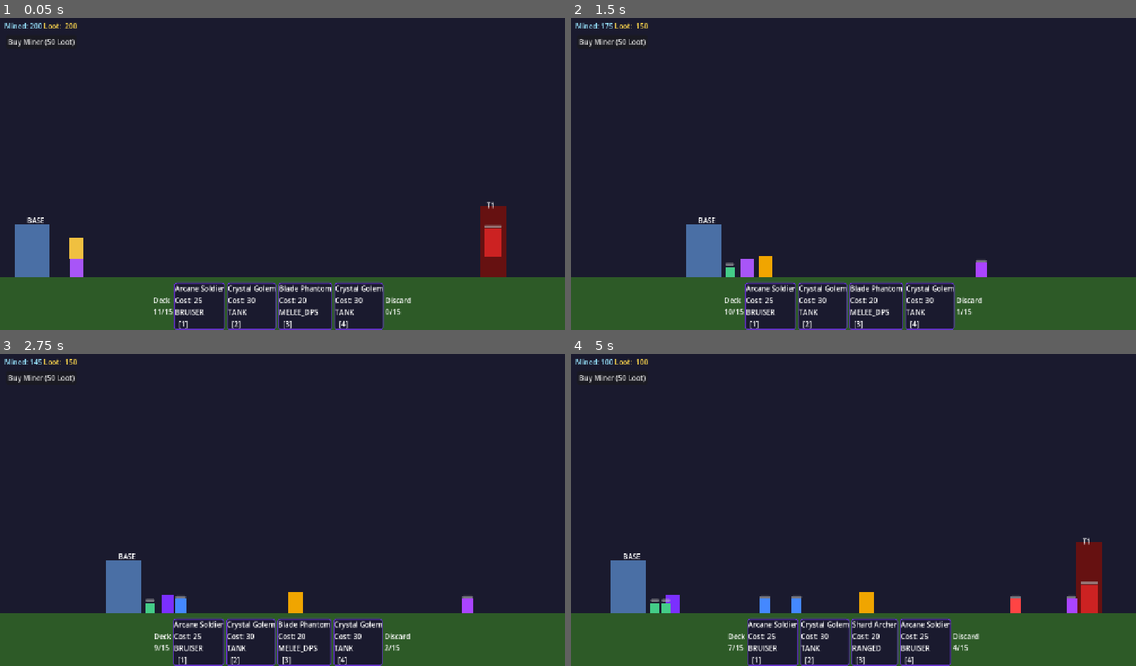
Above: before the commit, frames 1-4 (two rows, left to right).
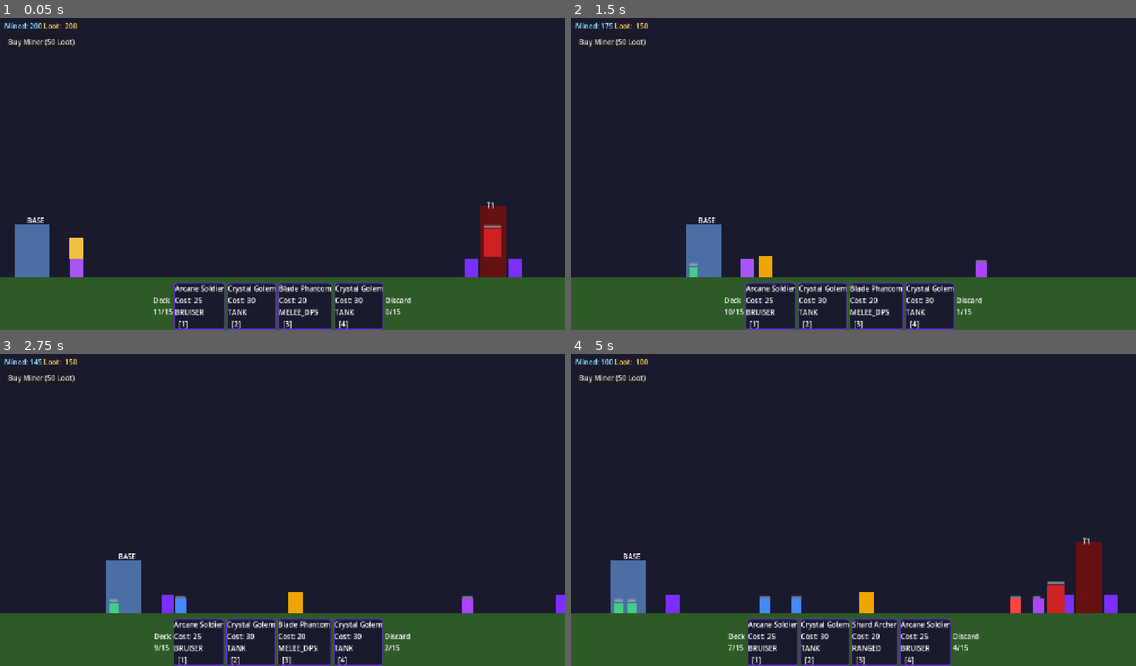
Above: after the commit, the same moments.

Repository: Saebeas/Simplespire
Game: Godot game, scene res://levels/main_game.tscn
Two runs of this game, one before a commit and one after it. Both use one fixed random seed, a clock stepped at 60 frames per second and the inputs below.
Inputs (mouse positions are in pixels of both pictures, inside the frame that each line leads up to):
- Up to frame 1 (0.05 s): no input
- Up to frame 2 (1.5 s): click "Buy Miner (50 Loot)" at 0.5 s; tap Enter at 1.25 s; move the mouse to (977, 155) at 1.27 s; hold D (move_right) from 1.28 s (still down); tap 1 at 1.35 s; click (977, 155) at 1.42 s
- Up to frame 3 (2.75 s): keep holding D (move_right); tap W (move_up) at 1.52, 2.27 s; move the mouse to (169, 522) at 2.02 s; tap 2 at 2.1 s; click (169, 522) at 2.17 s
- Up to frame 4 (5 s): move the mouse to (910, 438) at 2.77 s; release D (move_right) at 2.78 s; hold A (move_left) 2.78-3.53 s; tap 3 at 2.85 s; click (910, 438) at 2.92 s; move the mouse to (825, 572) at 3.52 s; hold D (move_right) from 3.53 s (still down); tap 4 at 3.6 s; click (825, 572) at 3.67 s; tap W (move_up) at 3.77, 4.52 s; move the mouse to (1023, 553) at 4.27 s; tap F at 4.35 s; click (1023, 553) at 4.42 s

The runs differ from the first frame. In frame 1, 0.3% of the frame differs, in the area x 82-93%, y 66-84%; in frame 2, 0.1%; in frame 3, 0.2%; in frame 4, 1.2%, in the area x 7-97%, y 72-84%.

Commit message:
towerboss, miner logic, targeting fixes

Diff:
--- a/entities/enemy_creep.gd
+++ b/entities/enemy_creep.gd
@@ -31,6 +31,8 @@
 	add_to_group("enemy_creeps")
 	add_to_group("enemy_creep")
 	EventBus.unit_spawned.emit(self, "enemy_creep")
+	visual.mouse_filter = Control.MOUSE_FILTER_IGNORE
+	health_bar.mouse_filter = Control.MOUSE_FILTER_IGNORE
 	print("[EnemyCreep] Spawned | HP:%.0f DPS:%.1f SPD:%.0f Loot:%d" \
 		% [max_hp, dps, move_speed, loot_amount])
 
@@ -48,22 +50,28 @@
 	_current_target = _find_nearest_target()
 
 	if _current_target != null:
-		velocity.x = 0.0
-		if _attack_timer >= ATTACK_INTERVAL:
-			_attack_timer = 0.0
-			_do_attack()
+		var dist: float = abs(_current_target.global_position.x - global_position.x)
+		var dir: float = sign(_current_target.global_position.x - global_position.x)
+
+		if dist <= MELEE_RANGE:
+			velocity.x = 0.0
+			if _attack_timer >= ATTACK_INTERVAL:
+				_attack_timer = 0.0
+				_do_attack()
+		else:
+			velocity.x = dir * move_speed
 	else:
 		velocity.x = -move_speed
 
 	move_and_slide()
 
-	if global_position.x <= 320.0:
-		_damage_base()
 
 
 func _find_nearest_target() -> Node:
 	var nearest: Node = null
-	var nearest_dist: float = MELEE_RANGE
+	var nearest_dist: float = MELEE_RANGE + 150.0
+
+	# Priority 1: player minions
 	for minion in get_tree().get_nodes_in_group("player_minions"):
 		if not is_instance_valid(minion):
 			continue
@@ -71,8 +79,27 @@
 		if dist < nearest_dist:
 			nearest_dist = dist
 			nearest = minion
+
+	# Priority 2: miners (only if no minion found)
+	if nearest == null:
+		nearest_dist = MELEE_RANGE + 150.0
+		for miner in get_tree().get_nodes_in_group("miners"):
+			if not is_instance_valid(miner):
+				continue
+			var dist: float = abs(global_position.x - miner.global_position.x)
+			if dist < nearest_dist:
+				nearest_dist = dist
+				nearest = miner
+
+	# Priority 3: player base
+	if nearest == null:
+		var base: Node = get_tree().get_first_node_in_group("player_base")
+		if base != null and is_instance_valid(base):
+			var dist: float = abs(global_position.x - base.global_position.x)
+			if dist < MELEE_RANGE:
+				nearest = base
+
 	return nearest
-
 
 func _do_attack() -> void:
 	if not is_instance_valid(_current_target):
@@ -95,11 +122,3 @@
 	EventBus.loot_dropped.emit(loot_amount, global_position)
 	print("[EnemyCreep] Died | +%d Loot" % loot_amount)
 	queue_free()
-
-
-func _damage_base() -> void:
-	var base := get_tree().get_first_node_in_group("player_base")
-	if base != null and base.has_method("take_damage"):
-		base.take_damage(10)
-	print("[EnemyCreep] Reached player base!")
-	queue_free()
--- a/entities/miner.gd
+++ b/entities/miner.gd
@@ -7,6 +7,10 @@
 var output_per_tick: int = 5
 var tick_interval: float = 3.0
 var _tick_timer: float = 0.0
+var stationed_tower: int = -1
+var _flee_target: Vector2 = Vector2.ZERO
+var _is_fleeing: bool = false
+var _move_speed: float = 60.0
 
 @onready var visual: ColorRect = $Visual
 @onready var health_bar: ProgressBar = $HealthBar
@@ -22,16 +26,29 @@
 	add_to_group("miners")
 	print("[Miner] Spawned | HP:%.0f Output:%d every %.1fs" \
 		% [max_hp, output_per_tick, tick_interval])
-
+	visual.mouse_filter = Control.MOUSE_FILTER_IGNORE
+	health_bar.mouse_filter = Control.MOUSE_FILTER_IGNORE
+	_move_speed = float(DataLoader.get_balance_section("basic_miner").get("move_speed", 60))
+	EventBus.tower_lost.connect(_on_tower_lost)
+	EventBus.tower_captured.connect(_on_tower_captured)
 
 func _process(delta: float) -> void:
 	if not GameManager.is_playing():
 		return
+
+	if _is_fleeing:
+		var dir: float = sign(_flee_target.x - global_position.x)
+		global_position.x += dir * _move_speed * delta
+		if abs(global_position.x - _flee_target.x) < 5.0:
+			global_position.x = _flee_target.x
+			_is_fleeing = false
+			print("[Miner] Arrived at new position x=%.0f" % global_position.x)
+		return
+
 	_tick_timer += delta
 	if _tick_timer >= tick_interval:
 		_tick_timer = 0.0
 		ResourceManager.add_mined(output_per_tick)
-
 
 func take_damage(amount: float) -> void:
 	hp = max(0.0, hp - amount)
@@ -43,3 +60,67 @@
 func _die() -> void:
 	print("[Miner] Died")
 	queue_free()
+
+func _on_tower_lost(tower_index: int) -> void:
+	if tower_index != stationed_tower:
+		return
+	_recalculate_flee()
+
+	var best_tower: Node = null
+	var best_index: int = -1
+	for tower in get_tree().get_nodes_in_group("player_towers"):
+		if tower.tower_index != tower_index and tower.tower_index > best_index:
+			best_index = tower.tower_index
+			best_tower = tower
+
+	if best_tower != null:
+		stationed_tower = best_tower.tower_index
+		_flee_target = Vector2(best_tower.global_position.x + randf_range(-30.0, 30.0), global_position.y)
+		print("[Miner] Fleeing to tower %d" % (best_index + 1))
+	else:
+		var base: Node = get_tree().get_first_node_in_group("player_base")
+		stationed_tower = -1
+		_flee_target = Vector2(base.global_position.x + randf_range(30.0, 80.0), global_position.y)
+		print("[Miner] Fleeing to base")
+
+	_is_fleeing = true
+
+func _on_tower_captured(tower_index: int) -> void:
+	if not _is_fleeing:
+		return
+	# If a tower we're passing or heading toward was recaptured, stop there
+	var tower: Node = _find_tower_by_index(tower_index)
+	if tower == null:
+		return
+	var dist: float = abs(global_position.x - tower.global_position.x)
+	var dist_to_current: float = abs(global_position.x - _flee_target.x)
+	if dist < dist_to_current:
+		stationed_tower = tower_index
+		_flee_target = Vector2(tower.global_position.x + randf_range(-30.0, 30.0), global_position.y)
+		print("[Miner] Rerouting to recaptured tower %d" % (tower_index + 1))
+
+func _recalculate_flee() -> void:
+	var best_tower: Node = null
+	var best_index: int = -1
+	for tower in get_tree().get_nodes_in_group("player_towers"):
+		if tower.tower_index > best_index:
+			best_index = tower.tower_index
+			best_tower = tower
+
+	if best_tower != null:
+		stationed_tower = best_tower.tower_index
+		_flee_target = Vector2(best_tower.global_position.x + randf_range(-30.0, 30.0), global_position.y)
+		print("[Miner] Fleeing to tower %d" % (best_index + 1))
+	else:
+		var base: Node = get_tree().get_first_node_in_group("player_base")
+		stationed_tower = -1
+		_flee_target = Vector2(base.global_position.x + randf_range(30.0, 80.0), global_position.y)
+		print("[Miner] Fleeing to base")
+
+	_is_fleeing = true
+
+func _find_tower_by_index(index: int) -> Node:
+	for tower in get_tree().get_nodes_in_group("player_towers"):
+		if tower.tower_index == index:
+			return tower
+	return null
--- a/entities/minions/minion.gd
+++ b/entities/minions/minion.gd
@@ -38,6 +38,8 @@
 	health_bar.value = 1.0
 	add_to_group("player_minions")
 	EventBus.unit_spawned.emit(self, display_name)
+	visual.mouse_filter = Control.MOUSE_FILTER_IGNORE
+	health_bar.mouse_filter = Control.MOUSE_FILTER_IGNORE
 	print("[Minion] Spawned: %s | HP:%.0f DPS:%.1f SPD:%.0f" \
 		% [display_name, max_hp, dps, move_speed])
 
@@ -55,8 +57,9 @@
 	_current_target = _find_nearest_target()
 
 	if _current_target != null:
-		var dist: float = _current_target.global_position.x - global_position.x
+		var dist: float = abs(_current_target.global_position.x - global_position.x)
 		var effective_range: float = attack_range if attack_range > 0.0 else MELEE_RANGE
+		var dir: float = sign(_current_target.global_position.x - global_position.x)
 
 		if dist <= effective_range:
 			velocity.x = 0.0
@@ -64,7 +67,7 @@
 				_attack_timer = 0.0
 				_do_attack()
 		else:
-			velocity.x = move_speed
+			velocity.x = dir * move_speed
 	else:
 		velocity.x = move_speed
 
@@ -85,21 +88,16 @@
 func _find_nearest_target() -> Node:
 	var nearest: Node = null
 	var nearest_dist: float = INF
-	var effective_range: float = attack_range if attack_range > 0.0 else MELEE_RANGE
-	# Look ahead up to a detection range (use attack_range for ranged, or a short window for melee)
-	var detection_range: float = max(effective_range, MELEE_RANGE) + 20.0
+	var aggro_range: float = max(attack_range, 40.0) + 150.0
 
 	for creep in get_tree().get_nodes_in_group("enemy_creeps"):
 		if not is_instance_valid(creep):
 			continue
-		var dist: float = creep.global_position.x - global_position.x
-		if dist < 0.0:
-			continue  # ignore enemies behind us
-		if dist < nearest_dist:
+		var dist: float = abs(global_position.x - creep.global_position.x)
+		if dist < aggro_range and dist < nearest_dist:
 			nearest_dist = dist
 			nearest = creep
 	return nearest
-
 
 func _do_attack() -> void:
 	if not is_instance_valid(_current_target):
--- a/entities/player_base.gd
+++ b/entities/player_base.gd
@@ -16,7 +16,8 @@
 	max_hp = int(base_data.get("hp", 1000))
 	current_hp = max_hp
 	print("[PlayerBase] Initialized | HP: %d/%d" % [current_hp, max_hp])
-
+	$Visual.mouse_filter = Control.MOUSE_FILTER_IGNORE
+	$NameLabel.mouse_filter = Control.MOUSE_FILTER_IGNORE
 	# DEBUG: simulate two damage hits — remove after verifying
 	# call_deferred("_debug_damage_test")
 
--- a/entities/tower.gd
+++ b/entities/tower.gd
@@ -2,6 +2,15 @@
 extends Node2D
 
 const BOSS_SCENE := preload("res://entities/tower_boss.tscn")
+const CRYSTAL_SCENE := preload("res://entities/crystal_node.tscn")
+
+const ZONE_MAP: Dictionary = {
+	0: "t1_t2_zone",
+	1: "t1_t2_zone",
+	2: "t3_zone",
+	3: "t4_t5_zone",
+	4: "t4_t5_zone"
+}
 
 @export var tower_index: int = 0
 
@@ -17,8 +26,13 @@
 	_spawn_boss()
 	print("[Tower] Tower %d ready at x=%.0f" % [tower_index, global_position.x])
 	EventBus.boss_died.connect(_on_boss_died)
+	_spawn_crystal_nodes()
+	visual.mouse_filter = Control.MOUSE_FILTER_IGNORE
+	name_label.mouse_filter = Control.MOUSE_FILTER_IGNORE
 
 func _spawn_boss() -> void:
+	if _boss != null and is_instance_valid(_boss):
+		_boss.queue_free()
 	_boss = BOSS_SCENE.instantiate()
 	_boss.global_position = Vector2(global_position.x, global_position.y - 48)
 	var units: Node2D = get_tree().get_first_node_in_group("units_container")
@@ -31,6 +45,12 @@
 		visual.color = Color("#661111")
 	else:
 		visual.color = Color("#113366")
+	if owner_faction == EventBus.Faction.PLAYER:
+		if not is_in_group("player_towers"):
+			add_to_group("player_towers")
+	else:
+		if is_in_group("player_towers"):
+			remove_from_group("player_towers")
 
 func _on_boss_died(idx: int, faction: int) -> void:
 	if idx != tower_index:
@@ -47,3 +67,14 @@
 
 	_update_visuals()
 	_spawn_boss()
+
+func _spawn_crystal_nodes() -> void:
+	var crystal_container: Node2D = get_tree().get_first_node_in_group("crystal_nodes_container")
+	if crystal_container == null:
+		crystal_container = get_parent()
+	var zone_name: String = ZONE_MAP.get(tower_index, "t1_t2_zone")
+	for offset in [-50.0, 50.0]:
+		var node: CrystalNode = CRYSTAL_SCENE.instantiate()
+		node.global_position = Vector2(global_position.x + offset, global_position.y)
+		node.zone = zone_name
+		crystal_container.add_child(node)
--- a/entities/tower_boss.gd
+++ b/entities/tower_boss.gd
@@ -7,6 +7,11 @@
 var attack_range: float = 80.0
 var faction: int = EventBus.Faction.ENEMY
 var tower_index: int = -1
+var home_position: Vector2 = Vector2.ZERO
+var leash_radius: float = 200.0
+var aggro_radius: float = 250.0
+var move_speed: float = 90.0
+var _is_dead: bool = false
 
 const GRAVITY: float = 980.0
 const ATTACK_INTERVAL: float = 1.0
@@ -34,6 +39,12 @@
 	health_bar.value = 1.0
 	_update_groups()
 	_update_faction_visuals()
+	home_position = global_position
+	leash_radius = float(cfg.get("leash_radius", 200))
+	aggro_radius = float(cfg.get("aggro_radius", 250))
+	move_speed = float(cfg.get("move_speed", 90))
+	visual.mouse_filter = Control.MOUSE_FILTER_IGNORE
+	health_bar.mouse_filter = Control.MOUSE_FILTER_IGNORE
 	print("[TowerBoss] Spawned at tower %d | Faction:%d HP:%.0f DPS:%.1f" \
 		% [tower_index, faction, max_hp, dps])
 
@@ -64,16 +75,33 @@
 		velocity.y += GRAVITY * delta
 	else:
 		velocity.y = 0.0
-	velocity.x = 0.0
-	move_and_slide()
 
 	_attack_timer += delta
 	_current_target = _find_nearest_target()
 
-	if _current_target != null and _attack_timer >= ATTACK_INTERVAL:
-		_attack_timer = 0.0
-		_do_attack()
+	if _current_target != null:
+		var dist_to_target: float = abs(global_position.x - _current_target.global_position.x)
+		var dist_from_home: float = abs(global_position.x - home_position.x)
+		var dir: float = sign(_current_target.global_position.x - global_position.x)
 
+		if dist_to_target <= attack_range:
+			velocity.x = 0.0
+			if _attack_timer >= ATTACK_INTERVAL:
+				_attack_timer = 0.0
+				_do_attack()
+		elif dist_from_home < aggro_radius:
+			velocity.x = dir * move_speed
+		else:
+			velocity.x = 0.0
+	else:
+		var dist_home: float = global_position.x - home_position.x
+		if abs(dist_home) > 5.0:
+			velocity.x = -sign(dist_home) * move_speed
+		else:
+			velocity.x = 0.0
+			global_position.x = home_position.x
+
+	move_and_slide()
 
 func _find_nearest_target() -> Node:
 	var target_group: String
@@ -83,7 +111,7 @@
 		target_group = "enemy_creeps"
 
 	var nearest: Node = null
-	var nearest_dist: float = attack_range
+	var nearest_dist: float = aggro_radius
 	for unit in get_tree().get_nodes_in_group(target_group):
 		if not is_instance_valid(unit):
 			continue
@@ -95,7 +123,6 @@
 			nearest = unit
 	return nearest
 
-
 func _do_attack() -> void:
 	if not is_instance_valid(_current_target):
 		_current_target = null
@@ -105,6 +132,8 @@
 
 
 func take_damage(amount: float) -> void:
+	if _is_dead:
+		return
 	hp = max(0.0, hp - amount)
 	health_bar.value = hp / max_hp
 	if hp <= 0.0:
@@ -112,6 +141,9 @@
 
 
 func _die() -> void:
+	if _is_dead:
+		return
+	_is_dead = true
 	EventBus.boss_died.emit(tower_index, faction)
 	print("[TowerBoss] Died at tower %d" % tower_index)
 	queue_free()
--- a/levels/main_game.tscn
+++ b/levels/main_game.tscn
@@ -57,7 +57,23 @@
 [node name="Tower1" parent="World/Towers" unique_id=1583120415 instance=ExtResource("3_32443")]
 position = Vector2(1344, 600)
 
-[node name="CrystalNodes" type="Node2D" parent="World" unique_id=2072981958]
+[node name="Tower5" parent="World/Towers" unique_id=1783215342 instance=ExtResource("3_32443")]
+position = Vector2(7616, 600)
+tower_index = 4
+
+[node name="Tower2" parent="World/Towers" unique_id=553544900 instance=ExtResource("3_32443")]
+position = Vector2(2688, 600)
+tower_index = 1
+
+[node name="Tower3" parent="World/Towers" unique_id=1519789923 instance=ExtResource("3_32443")]
+position = Vector2(4480, 600)
+tower_index = 2
+
+[node name="Tower4" parent="World/Towers" unique_id=1475897702 instance=ExtResource("3_32443")]
+position = Vector2(6272, 600)
+tower_index = 3
+
+[node name="CrystalNodes" type="Node2D" parent="World" unique_id=2072981958 groups=["crystal_nodes_container"]]
 unique_name_in_owner = true
 
 [node name="CrystalNode" parent="World/CrystalNodes" unique_id=834221811 instance=ExtResource("3_48shk")]
--- a/ui/hud.gd
+++ b/ui/hud.gd
@@ -23,15 +23,31 @@
 	if not ResourceManager.spend_loot(cost):
 		print("[HUD] Not enough loot for miner")
 		return
+
+	var player: Node = get_tree().get_first_node_in_group("player")
+	var result: Dictionary = _find_miner_placement(player)
+
 	var miner: Miner = MINER_SCENE.instantiate()
 	var miners_container: Node2D = get_tree().get_first_node_in_group("miners_container")
-	var base: Node2D = get_tree().get_first_node_in_group("player_base")
-	# Stack miners near the base, offset each one slightly
-	var miner_count: int = get_tree().get_nodes_in_group("miners").size()
-	miner.global_position = Vector2(base.global_position.x + 60 + miner_count * 25, base.global_position.y)
+	miner.global_position = Vector2(result["position"].x + randf_range(-30.0, 30.0), result["position"].y)
 	miners_container.add_child(miner)
-	EventBus.miner_purchased.emit(miner, -1)
-	print("[HUD] Miner purchased!")
+	miner.stationed_tower = result["tower_index"]
+	EventBus.miner_purchased.emit(miner, result["tower_index"])
+	print("[HUD] Miner placed at tower %d" % (result["tower_index"] + 1))
+
+func _find_miner_placement(player: Node) -> Dictionary:
+	var best_tower: Node = null
+	var best_dist: float = INF
+	for tower in get_tree().get_nodes_in_group("player_towers"):
+		var dist: float = abs(tower.global_position.x - player.global_position.x)
+		if dist < best_dist:
+			best_dist = dist
+			best_tower = tower
+	if best_tower != null:
+		return {"position": best_tower.global_position, "tower_index": best_tower.tower_index}
+	var base: Node = get_tree().get_first_node_in_group("player_base")
+	return {"position": base.global_position, "tower_index": -1}
+
 
 func _unhandled_input(event: InputEvent) -> void:
 	if event is InputEventKey and event.pressed and not event.echo:
